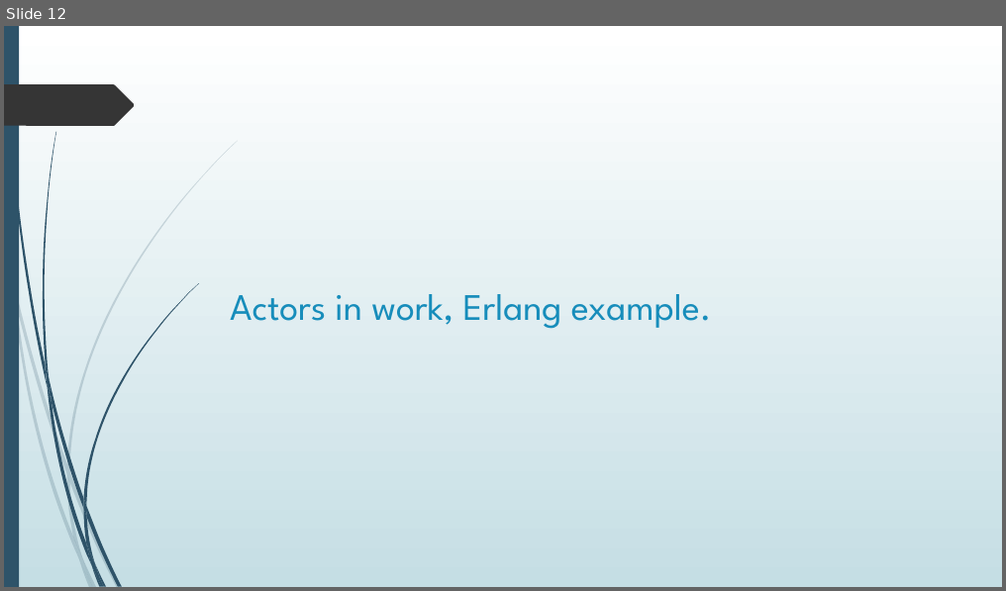
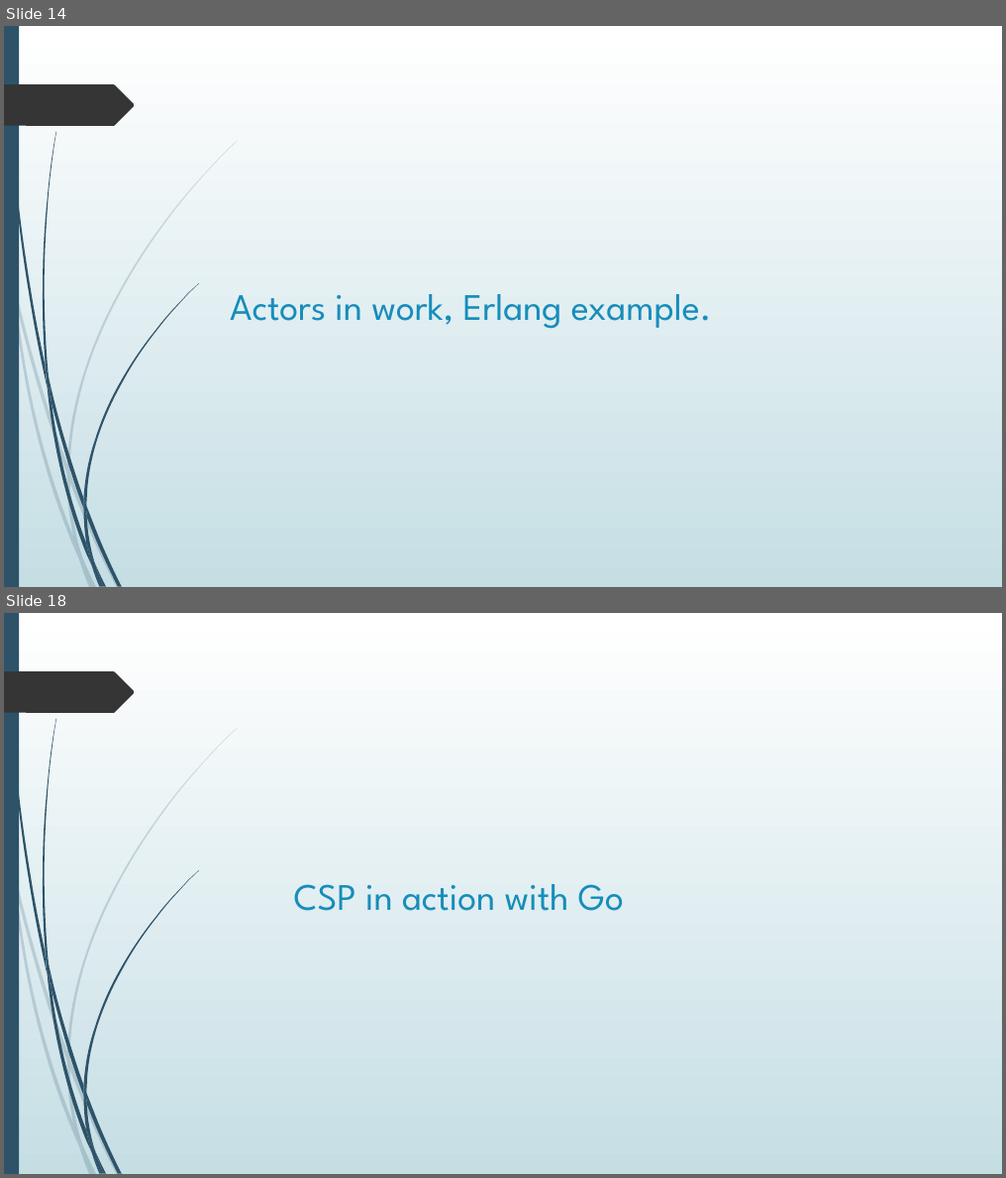
Before and after one commit to bhattacharjee/producer-consumer, a slide deck: Presentation1.pptx. Shown one above the other, each under a label of ours: slide 12 before the commit, slides 14 and 18 after it; the slides between them are not shown. The pictures are 1006x591 and 1006x1178 pixels, drawn with LibreOffice and Linux fonts; fonts in the diff are those of the drawing. Boxes give left, top, right and bottom in pixels: in the first picture for what was removed or moved away, otherwise in the second. Text is boxed around its words. In the diff, an @@ line names an element or a change of style, - is before the commit and + after.

```diff
--- a/Presentation1.pptx
+++ b/Presentation1.pptx
@@ slide 18 added at (x1=4, y1=613, x2=1002, y2=1174), background gradient #FFFFFF to #C5DEE5; not listed: 24 template elements that a slide beside it also shows @@
@@ title added at (x1=294, y1=884, x2=624, y2=911), 36 pt, text #178DBB @@
+CSP in action with Go
@@ what was slide 12 is now slide 14 @@
```
Also in this commit, not shown: 1 slide changed, 5 other slides added.
